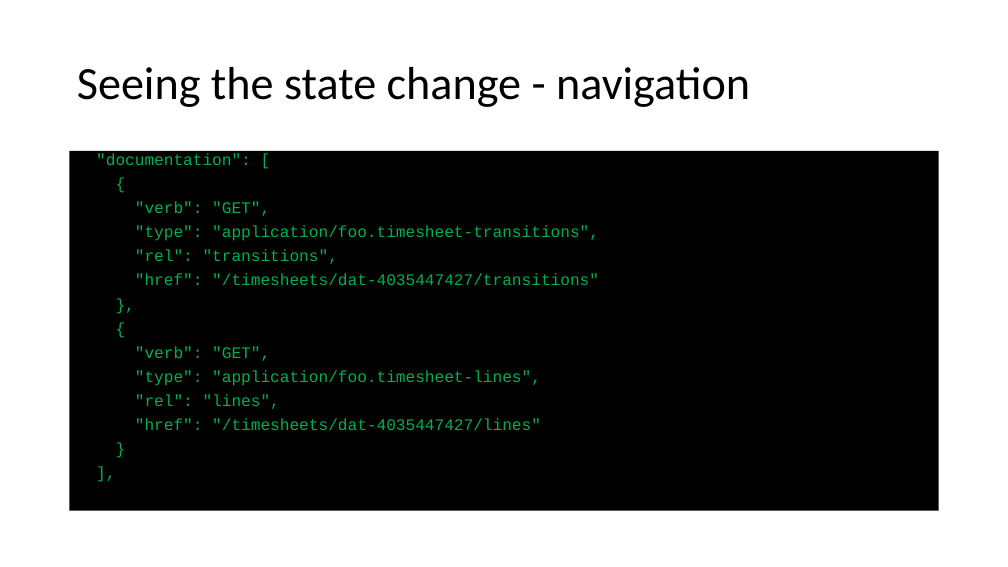
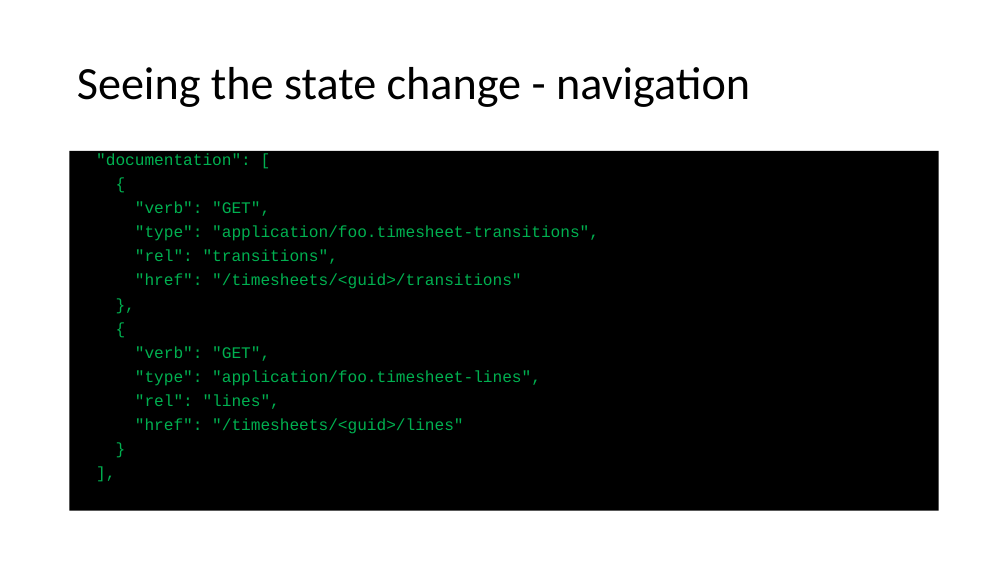
Before and after one commit to IrenaNiu/SU_CPSC_5200_20WQ, a slide deck: slide 12 of lectures/01 - API Design Part I.pptx. Drawn at 1008x567 pixels with LibreOffice and Linux fonts; fonts in the diff are those of the drawing. Boxes give left, top, right and bottom in pixels: in the first picture for what was removed or moved away, otherwise in the second. Text is boxed around its words. In the diff, an @@ line names an element or a change of style, - is before the commit and + after.

```diff
--- a/lectures/01 - API Design Part I.pptx
+++ b/lectures/01 - API Design Part I.pptx
@@ text at bbox=[135, 274, 521, 289]: text changed @@
-"href": "/timesheets/dat-4035447427/transitions"
+"href": "/timesheets/<guid>/transitions"
@@ text at bbox=[135, 418, 463, 434]: text changed @@
-"href": "/timesheets/dat-4035447427/lines"
+"href": "/timesheets/<guid>/lines"
```
Also in this commit, not shown: 4 other slides changed, 34 other files.
